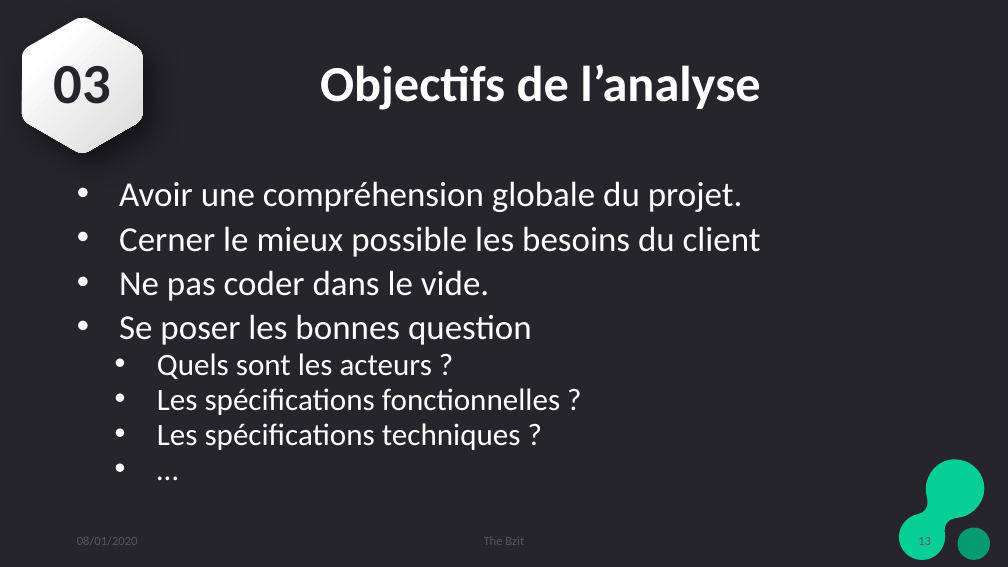
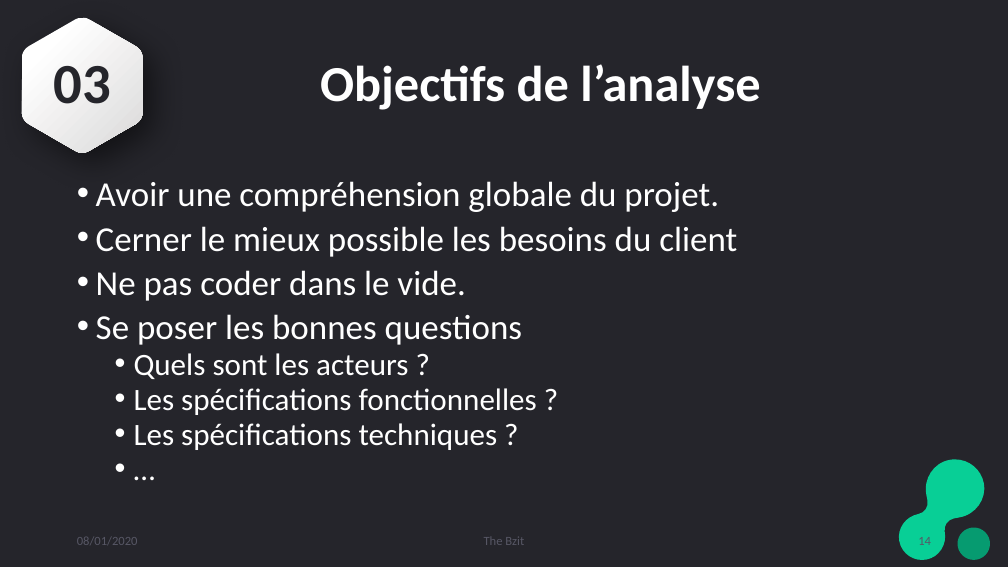
Before and after one commit to djuhnix/projet-s3, a slide deck: slide 14 of docs/Présentation projet soutenance.pptx (slide 13 before the commit). Drawn at 1008x567 pixels with LibreOffice and Linux fonts; fonts in the diff are those of the drawing. Boxes give left, top, right and bottom in pixels: in the first picture for what was removed or moved away, otherwise in the second. Text is boxed around its words. In the diff, an @@ line names an element or a change of style, - is before the commit and + after.

```diff
--- a/docs/Présentation projet soutenance.pptx
+++ b/docs/Présentation projet soutenance.pptx
@@ text at box(96, 181, 737, 450): indent changed @@
@@ text at box(96, 314, 522, 345): text changed @@
-• Se poser les bonnes question
+• Se poser les bonnes questions
@@ page number at box(918, 537, 931, 545): text changed @@
-13
+14
```
Also in this commit, not shown: 2 other slides changed, 5 slides added, 2 slides removed, 4 other files.
